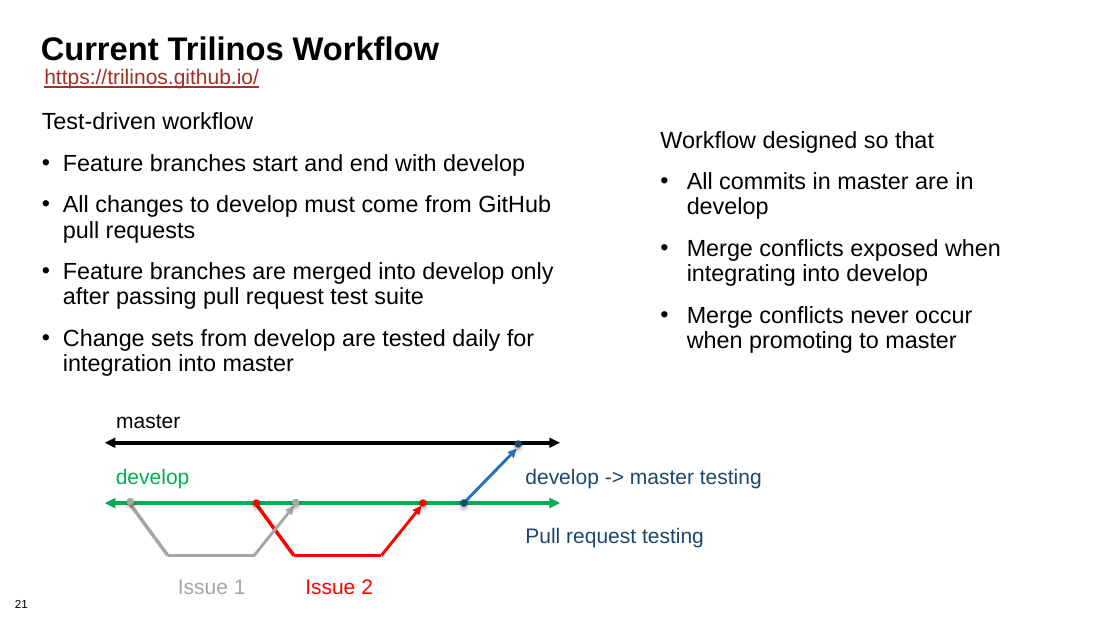
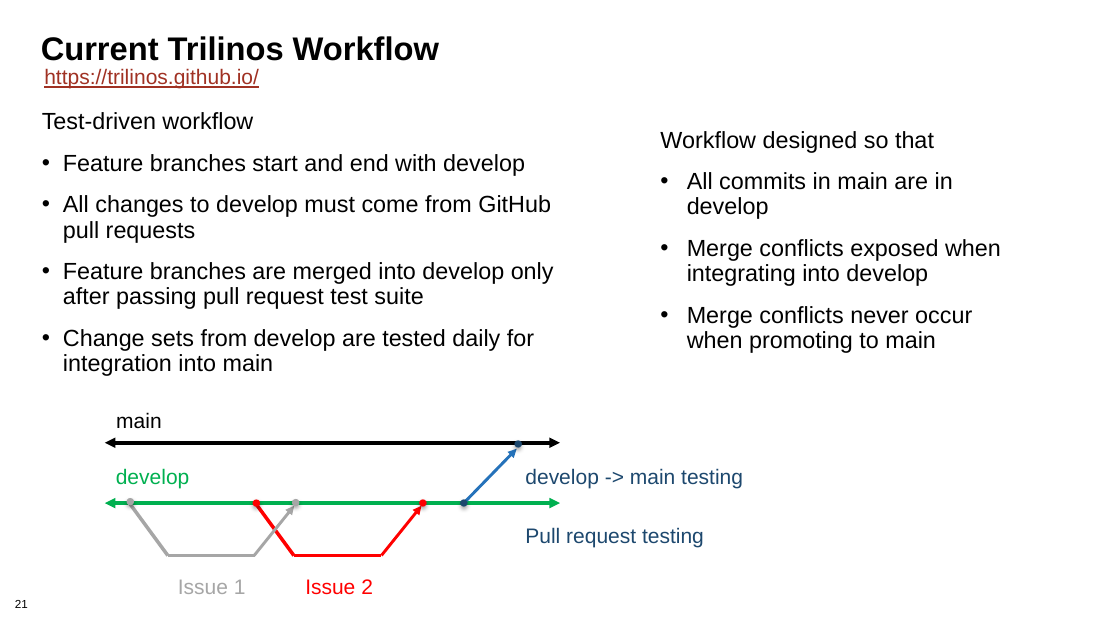
Before and after one commit to bssw-tutorial/presentations, a slide deck: slide 21 of git-workflows.pptx. Drawn at 1120x630 pixels with LibreOffice and Linux fonts; fonts in the diff are those of the drawing; background and template pictures are left out. Boxes give left, top, right and bottom in pixels: in the first picture for what was removed or moved away, otherwise in the second. Text is boxed around its words. In the diff, an @@ line names an element or a change of style, - is before the commit and + after.

Commit message:
Change master to main for Trilinos and OpenMPI

```diff
--- a/git-workflows.pptx
+++ b/git-workflows.pptx
@@ text at (687, 172, 953, 219): text changed @@
-• All commits in master are in develop
+• All commits in main are in develop
@@ text at (63, 329, 534, 376): text changed @@
-• Change sets from develop are tested daily for integration into master
+• Change sets from develop are tested daily for integration into main
@@ text at (687, 306, 972, 353): text changed @@
-• Merge conflicts never occur when promoting to master
+• Merge conflicts never occur when promoting to main
@@ text at (116, 412, 161, 428): text changed @@
-master
+main
@@ text at (525, 468, 743, 488): text changed @@
-develop -> master testing
+develop -> main testing
```
Also in this commit, not shown: 3 other slides changed.
